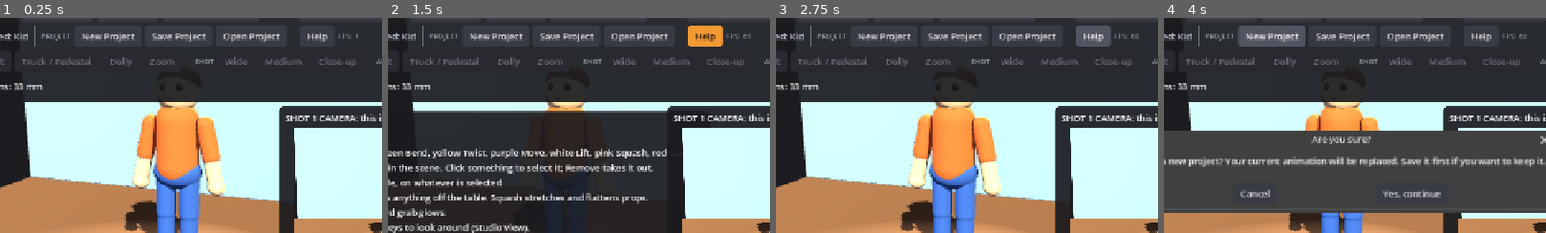
Above: before the commit, frames 1-4 (left to right).
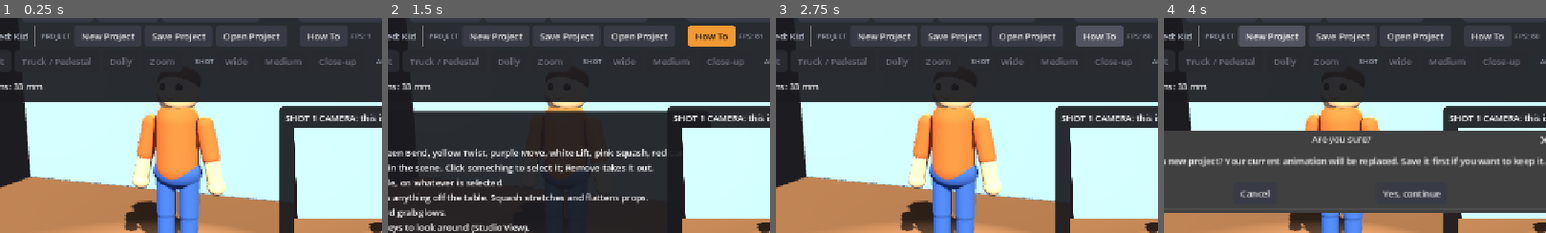
Above: after the commit, the same moments.

Repository: twalsh95/virtual-claymation-studio
Game: Godot game, scene res://scenes/main.tscn
The game is run twice, just before and just after one commit, with the same random seed, the same clock (stepped at 60 frames per second) and the same inputs.
Inputs (mouse positions are % of the whole screen's width and height, from its top left):
- Up to frame 1 (0.25 s): no input
- Up to frame 2 (1.5 s): click (15, 78) at 0.52 s; type "12" at 0.6 s; click (68, 17) at 1.25 s, where only the run before the commit has a clickable "Help"
- Up to frame 3 (2.75 s): click (69, 17) at 2 s, where only the run after the commit has a clickable "How To"
- Up to frame 4 (4 s): click "New Project" at 2.75 s; click "New Project" at 3.5 s
The pictures show only the part of the screen within x 27-77%, y 12-62%; the shares and areas given below are measured in that part.

The runs differ from the first frame. In frame 1, 0.2% of the frame differs, in the area x 82-97%, y 7-12%; in frame 2, 0.5%, in the area x 82-98%, y 3-14%; in frame 3, 0.5%; in frame 4, 0.2%.

Commit message:
Rename the in-app Help button to How To
The Walsh Classroom bar already has a Help button (the site help page),
so the in-app how-to panel gets its own name.

Co-Authored-By: Claude Opus 5.5 <noreply@anthropic.com>

Diff:
--- a/Godot project/scripts/studio.gd
+++ b/Godot project/scripts/studio.gd
@@ -2737,7 +2737,7 @@
 	_add_button(flow, "Open Project", "Open a project file you saved earlier.", func() -> void: _confirm("Open a project? Your current animation will be replaced. Save it first if you want to keep it.", _open_project))
 
 	_add_divider(flow)
-	var help_button := _make_button("Help", "Show or hide the list of controls.")
+	var help_button := _make_button("How To", "Show or hide how to use the studio: the tools, shortcut keys, and tips.")
 	help_button.toggle_mode = true
 	help_button.toggled.connect(func(on: bool) -> void: help_panel.visible = on)
 	flow.add_child(help_button)
@@ -2820,7 +2820,7 @@
 	status_action_button.size_flags_vertical = Control.SIZE_SHRINK_CENTER
 	status_action_button.visible = false
 
-	# ---- Help panel (hidden until Help is pressed).
+	# ---- How To panel (hidden until How To is pressed).
 	help_panel = PanelContainer.new()
 	help_panel.visible = false
 	help_panel.mouse_filter = Control.MOUSE_FILTER_STOP
Not shown, changed: CLAUDE.md
Not shown, changed: docs/index.pck
